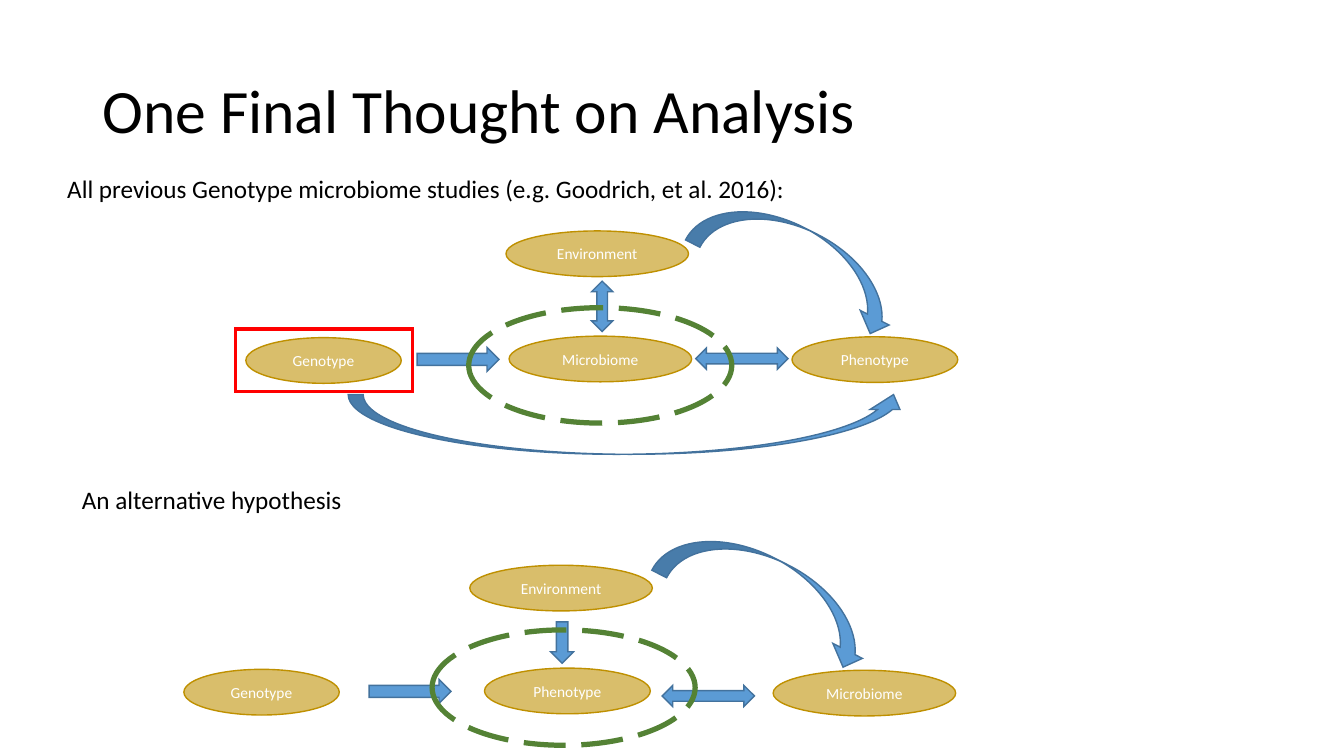
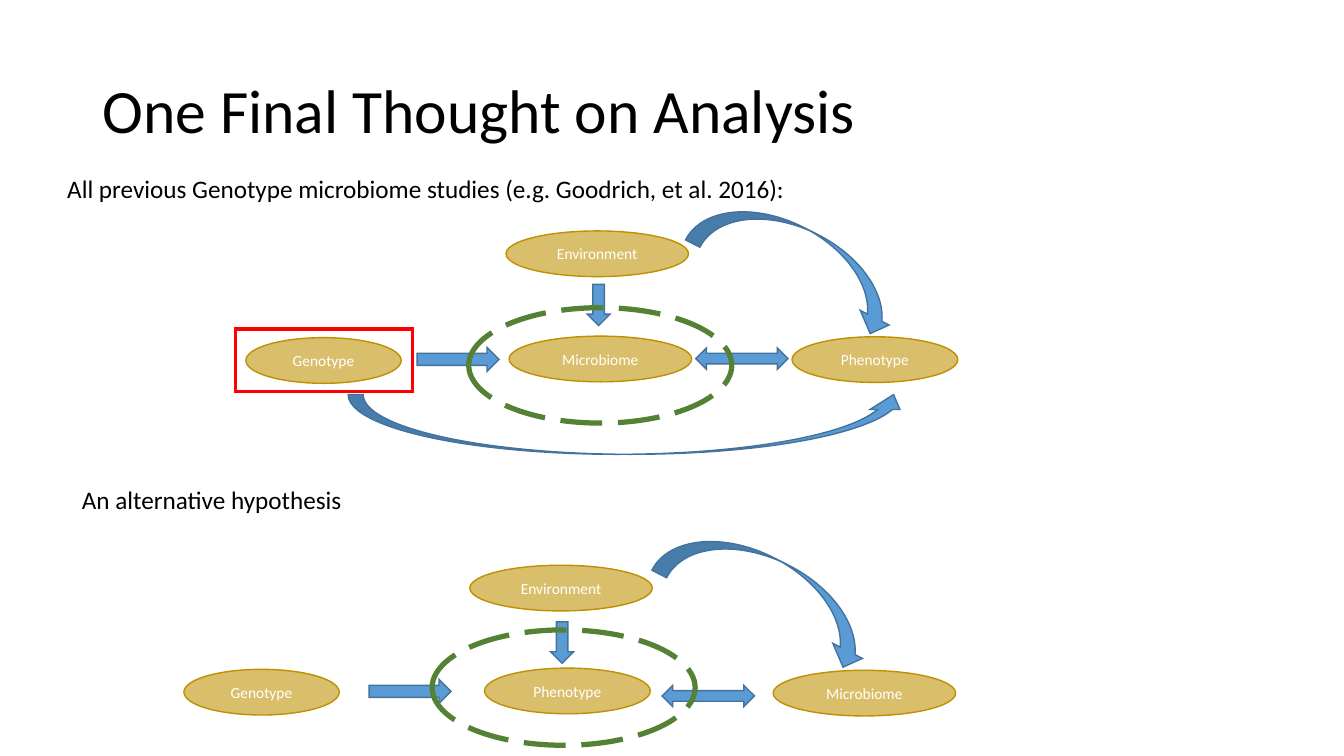
Before and after one commit to marcsze/SchlossLabPresentations, a slide deck: slide 13 of 2016_07_21/ResearchTalkPresentation.pptx. Drawn at 1344x756 pixels with LibreOffice and Linux fonts; fonts in the diff are those of the drawing. Boxes give left, top, right and bottom in pixels: in the first picture for what was removed or moved away, otherwise in the second. Text is boxed around its words. In the diff, an @@ line names an element or a change of style, - is before the commit and + after.

```diff
--- a/2016_07_21/ResearchTalkPresentation.pptx
+++ b/2016_07_21/ResearchTalkPresentation.pptx
@@ right arrow at (x1=587, y1=284, x2=610, y2=326): up down arrow to right arrow; rotation 0 to 90 degrees @@
```
Also in this commit, not shown: 1 other file.
